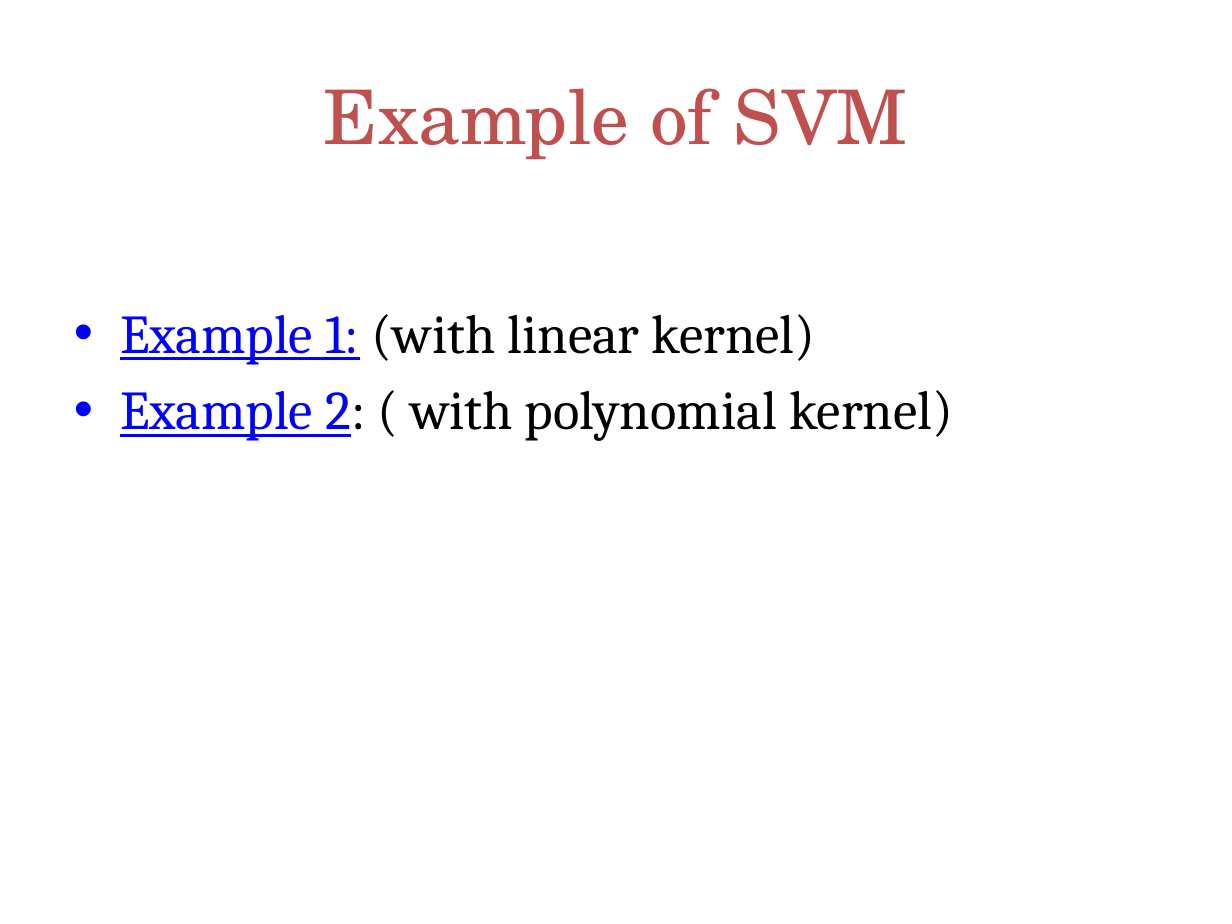
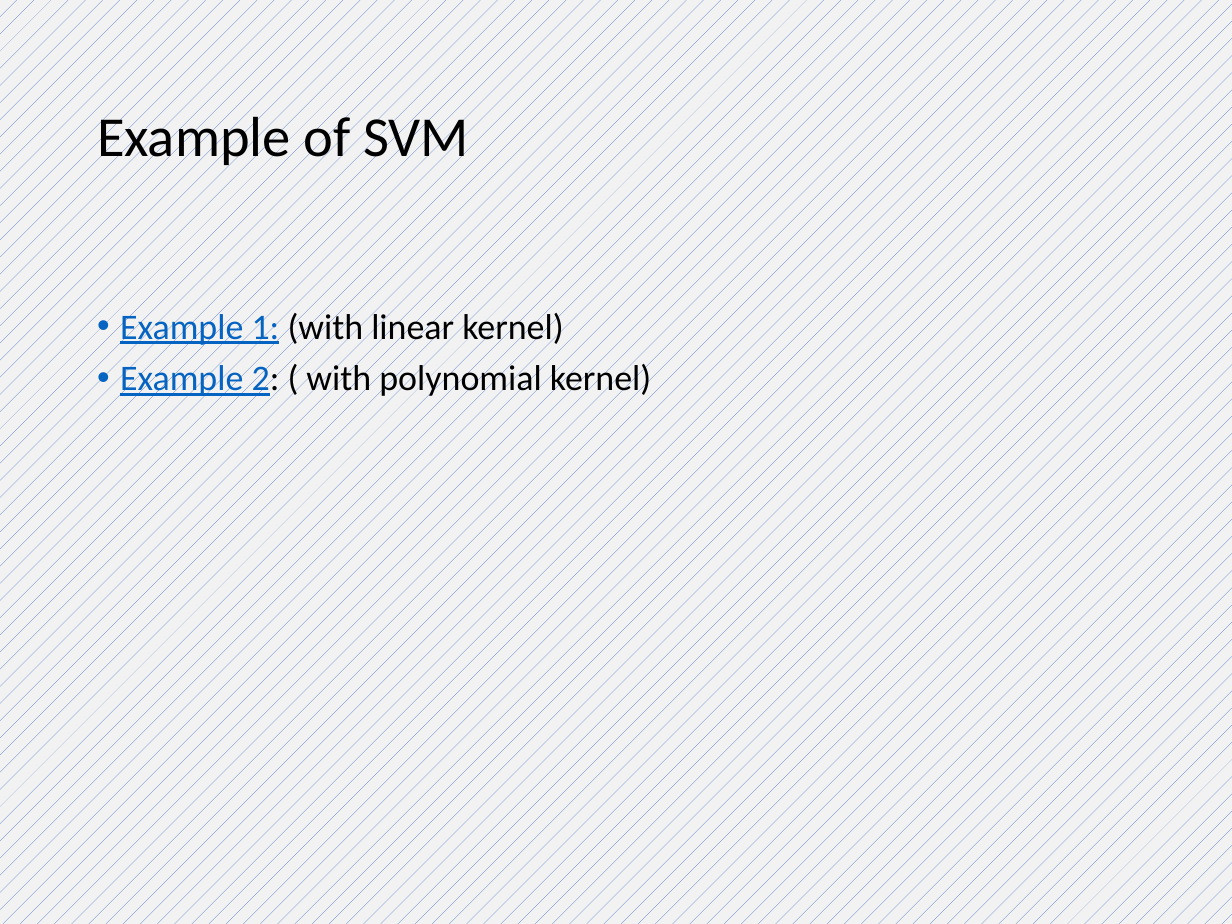
Before and after one commit to Shah-Aayush/semester-5-materials, a slide deck: slide 37 of ML - Machine Learning/Notes/swatiSVM for class.pptx. Drawn at 1232x924 pixels with LibreOffice and Linux fonts; fonts in the diff are those of the drawing; background and template pictures are left out. Boxes give left, top, right and bottom in pixels: in the first picture for what was removed or moved away, otherwise in the second. Text is boxed around its words. In the diff, an @@ line names an element or a change of style, - is before the commit and + after.

```diff
--- a/ML - Machine Learning/Notes/swatiSVM for class.pptx
+++ b/ML - Machine Learning/Notes/swatiSVM for class.pptx
@@ background picture (left out) to pattern #4472C4 on #F2F2F2 @@
@@ title "Example of SVM": place and size @@
-title "Example of SVM" at [324, 88, 908, 159]
+title "Example of SVM" at [97, 109, 469, 170]
@@ title "Example of SVM" at [97, 109, 469, 170]: size 44 to 33 pt, font TeX Gyre Schola to Calibri, text colour #C0504D to #000000; alignment centre to left; line spacing 1 to 0.9 @@
@@ text "Example 1: (with linear kernel)" at [120, 309, 651, 400]: size 32 to 21 pt, font Cambria to Calibri; text colour #0000FF to #0563C1 in "Example 1:", "Example 2:"; indent changed; line spacing 1 to 0.9; more space between paragraphs @@
```
Also in this commit, not shown: 52 other slides changed, 22 other files.
